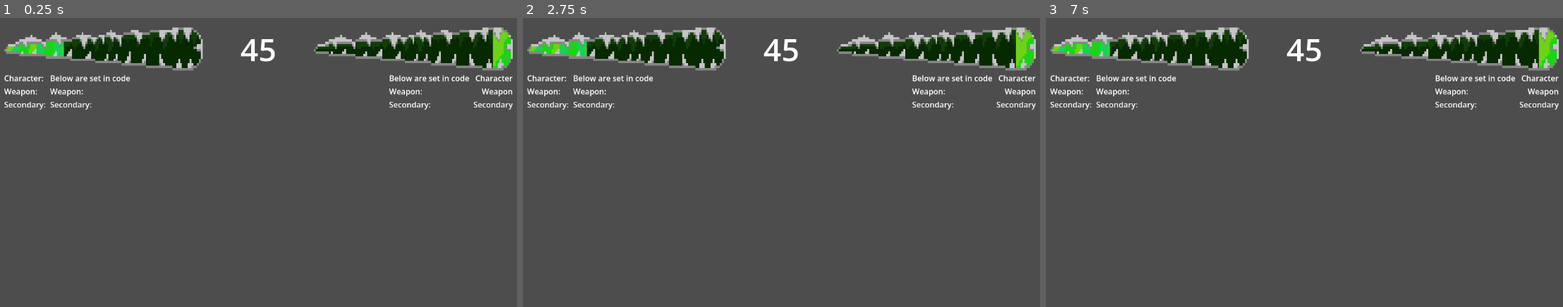
Above: before the commit, frames 1-3 (left to right).
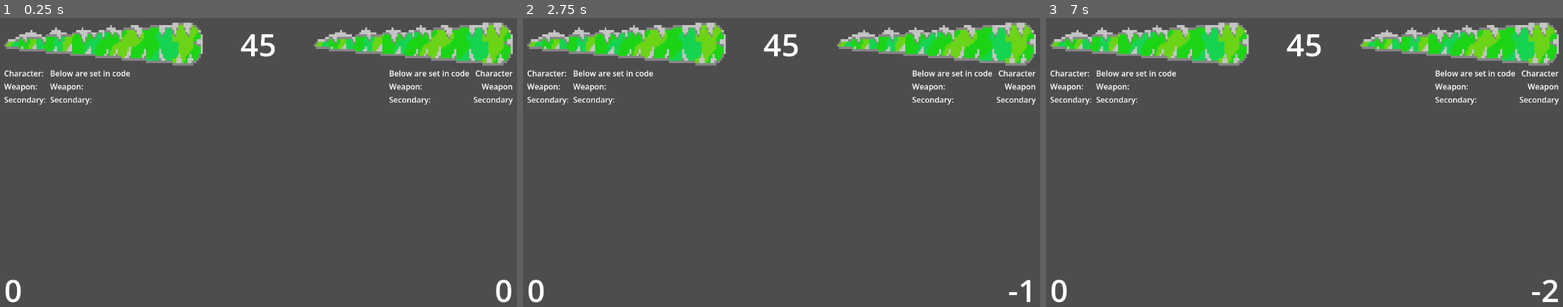
Above: after the commit, the same moments.

Repository: BlueDragonSpace/CascadeVsV2
Game: Godot game, scene res://scenes/root.tscn
Same seed, same stepped clock (60 frames per second), same inputs: the game is played once before the commit and once after it.
Inputs:
- Up to frame 1 (0.25 s): no input
- Up to frame 2 (2.75 s): tap Enter at 0.5 s; hold Right 0.53-1.28 s; tap Alt at 0.6, 2.1 s; tap 1 (reset, bound only after the commit) at 1.25, 2 s; hold Down 1.28-2.03 s; tap Shift at 1.35 s; hold Right from 2.03 s (still down)
- Up to frame 3 (7 s): release Right at 2.78 s; hold Up 2.78-3.53 s; tap Shift at 2.85, 4.35, 5.85 s; tap 1 (reset, bound only after the commit) at 3.5, 4.25, 5 s; hold Left 3.53-5.03 s; tap Alt at 3.6, 5.1, 6.6 s; hold Down 5.03-5.78 s; hold Right 5.78-6.53 s; hold Up from 6.53 s (still down)

The runs differ from the first frame. In frame 1, 11% of the frame differs, in the area x 0-100%, y 1-99%; in frame 2, 11%; in frame 3, 11%.

Commit message:
working in collision layers and ui

Diff:
--- a/project.godot
+++ b/project.godot
@@ -36,17 +36,17 @@
 
 left1={
 "deadzone": 0.2,
-"events": [Object(InputEventKey,"resource_local_to_scene":fa …(140 unchanged characters)… d":false,"keycode":0,"physical_keycode":65,"key_label":0,"unicode":97,"location":0,"echo":false,"script":null)
+"events": [Object(InputEventKey,"resource_local_to_scene":fa …(140 unchanged characters)… d":false,"keycode":0,"physical_keycode":81,"key_label":0,"unicode":113,"location":0,"echo":false,"script":null)
 ]
 }
 jump1={
 "deadzone": 0.2,
-"events": [Object(InputEventKey,"resource_local_to_scene":fa …(140 unchanged characters)… d":false,"keycode":0,"physical_keycode":87,"key_label":0,"unicode":119,"location":0,"echo":false,"script":null)
+"events": [Object(InputEventKey,"resource_local_to_scene":fa …(140 unchanged characters)… d":false,"keycode":0,"physical_keycode":50,"key_label":0,"unicode":50,"location":0,"echo":false,"script":null)
 ]
 }
 right1={
 "deadzone": 0.2,
-"events": [Object(InputEventKey,"resource_local_to_scene":fa …(141 unchanged characters)… ":false,"keycode":0,"physical_keycode":68,"key_label":0,"unicode":100,"location":0,"echo":false,"script":null)
+"events": [Object(InputEventKey,"resource_local_to_scene":fa …(141 unchanged characters)… ":false,"keycode":0,"physical_keycode":69,"key_label":0,"unicode":101,"location":0,"echo":false,"script":null)
 ]
 }
 weapon_left1={
@@ -96,7 +96,7 @@
 }
 reset={
 "deadzone": 0.2,
-"events": [Object(InputEventKey,"resource_local_to_scene":false,"resource_name":"","device":-1,"window_id":0,"alt_pressed":false,"shift_pressed":true,"ctrl_pressed":false,"meta_pressed":false,"pressed":false,"keycode":0,"physical_keycode":49,"key_label":0,"unicode":33,"location":0,"echo":false,"script":null)
+"events": [Object(InputEventKey,"resource_local_to_scene":false,"resource_name":"","device":-1,"window_id":0,"alt_pressed":false,"shift_pressed":false,"ctrl_pressed":false,"meta_pressed":false,"pressed":false,"keycode":0,"physical_keycode":49,"key_label":0,"unicode":49,"location":0,"echo":false,"script":null)
 ]
 }
 
@@ -106,7 +106,11 @@
 2d_physics/layer_2="Weapon1"
 2d_physics/layer_5="P2"
 2d_physics/layer_6="Weapon2"
-2d_physics/layer_9="Environment"
+2d_physics/layer_9="P3"
+2d_physics/layer_10="Weapon3"
+2d_physics/layer_13="P4"
+2d_physics/layer_14="Weapon4"
+2d_physics/layer_17="Environment"
 
 [physics]
 
@@ -116,5 +120,6 @@
 
 textures/canvas_textures/default_texture_filter=0
 rendering_device/driver.windows="d3d12"
+gl_compatibility/driver.windows="opengl3_angle"
 renderer/rendering_method="gl_compatibility"
 renderer/rendering_method.mobile="gl_compatibility"
--- a/scenes/game/entity/entity.gd
+++ b/scenes/game/entity/entity.gd
@@ -5,5 +5,17 @@
 
 @onready var death_particles: CPUParticles2D = $DeathParticles
 
-func die() -> void:
-	death_particles.emitting = true
+var is_dead = false
+
+func die(p_num: float = -1) -> void:
+
+	# you can only die once
+	if not is_dead:
+		death_particles.emitting = true
+		set_deferred("lock_rotation", false) # makes the thing fall
+		is_dead = true
+
+		if p_num != -1:
+			var temp_score = Global.score
+			temp_score[p_num - 1] -= 1
+			Global.set_score(temp_score)
--- a/scenes/game/entity/player/player.gd
+++ b/scenes/game/entity/player/player.gd
@@ -3,17 +3,20 @@
 
 @onready var center: Marker2D = $Center
 @onready var pin_joint_2d: PinJoint2D = $Center/PinJoint2D
+@onready var floorbox: Area2D = $Floorbox
 
 
 @export var p_num = 1 # player number, for context of P1 or P2
 @export var strength = 80 ## ability to move your weapon
 @export var jump_height = 15
 @export var max_spd = 8
+@export var max_hp = 100
 
 @export var weapon_scene : PackedScene = null
 
 var suffix = 1
 var can_jump = false
+var current_hp = max_hp
 
 var weapon : Node = null # defined later
 
@@ -33,22 +36,37 @@
 	if p_num % 2 == 0: # is even?
 		weapon.rotation = PI # 180 degreessss
 
+	if p_num == 2:
+		# so by default, all collisions are set for player 1.
+		## manipulate collision layers (yay bitshifting!)
+
+		# collides with environment and player 1
+		collision_layer = int(pow(2, 4))
+		collision_mask  = int(pow(2, 0) + pow(2, 1) + pow(2, 16))
+		floorbox.collision_layer = collision_mask
+		print(floorbox.collision_layer)
+		weapon.collision_layer = int(pow(2, 5))
+		weapon.hitbox.collision_mask = int(pow(2,0))
+		print(weapon.collision_layer)
+
 func _input(_event: InputEvent) -> void:
 
-	if Input.is_action_just_pressed("jump" + suffix) and can_jump:
-		apply_impulse(Vector2(0, -jump_height * 100))
-		can_jump = false
+	if not is_dead:
+
+		#if Input.is_action_just_pressed("jump" + suffix) and can_jump:
+		if Input.is_action_just_pressed("jump" + suffix) and floorbox.has_overlapping_bodies():
+			apply_impulse(Vector2(0, -jump_height * 100))
+			can_jump = false
 
 
 func _physics_process(delta: float) -> void:
-	#linear_velocity.x = Input.get_axis("left" + suffix, "right" + suffix) * max_spd * delta
 
-	var x_dir = Input.get_axis("left" + suffix, "right" + suffix)
-	var x_speed = x_dir * max_spd * 1000 * delta
-	linear_velocity.x = x_speed
+	if not is_dead:
 
-
-	weapon.rotation += Input.get_axis("weapon_left" + suffix, "weapon_right" + suffix) * strength * delta
+		var x_dir = Input.get_axis("left" + suffix, "right" + suffix)
+		var x_speed = x_dir * max_spd * 1000 * delta
+		linear_velocity.x = x_speed
+		weapon.rotation += Input.get_axis("weapon_left" + suffix, "weapon_right" + suffix) * strength * delta
 
 ## custom functions
 func deal_hit(entity: Entity) -> void:
@@ -59,7 +77,12 @@
 func take_hit(damage: float) -> void:
 	# increase your stat: damage taken! going up and so on
 
-	UI.player_hit(suffix, damage)
+	current_hp -= damage
+
+	UI.player_hit(suffix, current_hp)
+
+	if current_hp <= 0:
+		die(p_num)
 
 ## signals
 func _on_floor_box_body_entered(_body: Node2D) -> void:
--- a/scenes/game/entity/player/player.tscn
+++ b/scenes/game/entity/player/player.tscn
@@ -12,7 +12,7 @@
 size = Vector2(20, 1)
 
 [node name="Player" unique_id=646907970 instance=ExtResource("1_ubxyk")]
-collision_mask = 256
+collision_mask = 65584
 mass = 4.0
 lock_rotation = true
 script = ExtResource("2_xduwq")
@@ -29,12 +29,12 @@
 position = Vector2(0, -16)
 shape = SubResource("CapsuleShape2D_ubxyk")
 
-[node name="FloorBox" type="Area2D" parent="." index="3" unique_id=523396801]
+[node name="Floorbox" type="Area2D" parent="." index="3" unique_id=523396801]
 collision_layer = 0
-collision_mask = 256
+collision_mask = 65584
 
-[node name="CollisionShape2D" type="CollisionShape2D" parent="FloorBox" index="0" unique_id=1853733284]
+[node name="CollisionShape2D" type="CollisionShape2D" parent="Floorbox" index="0" unique_id=1853733284]
 shape = SubResource("RectangleShape2D_fd3jf")
 
-[connection signal="body_entered" from="FloorBox" to="." method="_on_floor_box_body_entered"]
-[connection signal="body_exited" from="FloorBox" to="." method="_on_floor_box_body_exited"]
+[connection signal="body_entered" from="Floorbox" to="." method="_on_floor_box_body_entered"]
+[connection signal="body_exited" from="Floorbox" to="." method="_on_floor_box_body_exited"]
--- a/scenes/game/entity/player/weapon/weapon.gd
+++ b/scenes/game/entity/player/weapon/weapon.gd
@@ -2,6 +2,8 @@
 extends RigidBody2D
 
 @export var damage = 20
+@onready var hitbox: Area2D = $Hitbox
+
 
 signal hit_entity(entity)
 
--- a/scenes/game/entity/player/weapon/weapon.tscn
+++ b/scenes/game/entity/player/weapon/weapon.tscn
@@ -10,7 +10,7 @@
 
 [node name="WeaponBase" type="RigidBody2D" unique_id=842688900]
 collision_layer = 2
-collision_mask = 256
+collision_mask = 65587
 script = ExtResource("1_n1vkq")
 
 [node name="CollisionShape2D" type="CollisionShape2D" parent="." unique_id=1758802466]
@@ -18,6 +18,8 @@
 shape = SubResource("RectangleShape2D_n1vkq")
 
 [node name="Hitbox" type="Area2D" parent="." unique_id=1803181025]
+collision_layer = 0
+collision_mask = 16
 
 [node name="CollisionShape2D" type="CollisionShape2D" parent="Hitbox" unique_id=1730442267]
 position = Vector2(48, 0)
--- a/scenes/game/environment/specific_environments/small_battlefield.tscn
+++ b/scenes/game/environment/specific_environments/small_battlefield.tscn
@@ -11,8 +11,8 @@
 [node name="SmallBattlefield" unique_id=2010721927 instance=ExtResource("1_qvpbw")]
 
 [node name="StaticBody2D" type="StaticBody2D" parent="." index="1" unique_id=1571780208]
-collision_layer = 256
-collision_mask = 51
+collision_layer = 65536
+collision_mask = 13107
 
 [node name="CollisionShape2D" type="CollisionShape2D" parent="StaticBody2D" index="0" unique_id=2019983471]
 shape = SubResource("RectangleShape2D_1smw7")
--- a/scenes/game/game.gd
+++ b/scenes/game/game.gd
@@ -3,4 +3,8 @@
 
 func _on_killzone_body_entered(body: Node2D) -> void:
 	# effectively kills the body that entered the kill zone
-	body.die()
+
+	if body.p_num: # does p_num exist?
+		body.die(body.p_num)
+	else:
+		body.die()
--- a/scenes/game/game.tscn
+++ b/scenes/game/game.tscn
@@ -5,9 +5,6 @@
 [ext_resource type="PackedScene" uid="uid://bv04btme51quy" path="res://scenes/game/environment/specific_environments/small_battlefield.tscn" id="3_0sr1o"]
 
 [sub_resource type="WorldBoundaryShape2D" id="WorldBoundaryShape2D_7h61r"]
-
-[sub_resource type="PhysicsMaterial" id="PhysicsMaterial_0sr1o"]
-friction = 0.0
 
 [node name="Game" type="Node2D" unique_id=1852772180]
 script = ExtResource("1_sul5r")
@@ -27,7 +24,6 @@
 
 [node name="Player2" parent="Players" unique_id=1250194395 instance=ExtResource("2_7h61r")]
 position = Vector2(128, -152)
-physics_material_override = SubResource("PhysicsMaterial_0sr1o")
 p_num = 2
 
 [node name="Center" type="Marker2D" parent="." unique_id=385348461]
--- a/scenes/ui/ui.gd
+++ b/scenes/ui/ui.gd
@@ -9,10 +9,23 @@
 @onready var weapon_2: Label = $HBoxContainer/VBoxContainer/HBoxContainer/After2/Weapon2
 @onready var secondary_2: Label = $HBoxContainer/VBoxContainer/HBoxContainer/After2/Secondary2
 
+@onready var score_1: Label = $HBoxContainer/VBoxContainer/BottomBar/Score1
+@onready var score_2: Label = $HBoxContainer/VBoxContainer/BottomBar/Score2
+
+
 #func set_data()
 # nope gonna do this later
 
-func player_hit(player_num: String, damage: float) -> void:
+func _ready() -> void:
+
+	Global.score_changed.connect(update_score)
+	update_score()
+
+func player_hit(player_num: String, current_hp: float) -> void:
 	var hp_bar = top_bar.find_child("HPBar" + player_num)
 
-	hp_bar.value -= damage
+	hp_bar.value = current_hp
+
+func update_score() -> void:
+	score_1.text = str(Global.score[0])
+	score_2.text = str(Global.score[1])
--- a/scenes/ui/ui.tscn
+++ b/scenes/ui/ui.tscn
@@ -44,7 +44,7 @@
 [node name="HPBar1" type="TextureProgressBar" parent="HBoxContainer/VBoxContainer/TopBar" unique_id=1250192305]
 layout_mode = 2
 size_flags_horizontal = 3
-value = 30.0
+value = 100.0
 nine_patch_stretch = true
 texture_under = ExtResource("3_jcn1r")
 texture_over = ExtResource("4_uegxj")
@@ -67,7 +67,7 @@
 [node name="HPBar2" type="TextureProgressBar" parent="HBoxContainer/VBoxContainer/TopBar" unique_id=609577990]
 layout_mode = 2
 size_flags_horizontal = 3
-value = 10.0
+value = 100.0
 fill_mode = 1
 nine_patch_stretch = true
 texture_under = ExtResource("3_jcn1r")
@@ -147,6 +147,28 @@
 layout_mode = 2
 size_flags_stretch_ratio = 5.38
 
+[node name="BottomBar" type="HBoxContainer" parent="HBoxContainer/VBoxContainer" unique_id=1098477529]
+layout_mode = 2
+size_flags_vertical = 3
+alignment = 1
+
+[node name="Score1" type="Label" parent="HBoxContainer/VBoxContainer/BottomBar" unique_id=937736688]
+layout_mode = 2
+size_flags_horizontal = 3
+theme_override_font_sizes/font_size = 64
+text = "0"
+
+[node name="Score2" type="Label" parent="HBoxContainer/VBoxContainer/BottomBar" unique_id=709147119]
+layout_mode = 2
+size_flags_horizontal = 3
+theme_override_font_sizes/font_size = 64
+text = "0"
+horizontal_alignment = 2
+
+[node name="HSepInvis3" parent="HBoxContainer/VBoxContainer" unique_id=517168879 instance=ExtResource("2_7vp6q")]
+layout_mode = 2
+size_flags_stretch_ratio = 0.3
+
 [node name="HSepInvis2" parent="HBoxContainer" unique_id=98456488 instance=ExtResource("2_7vp6q")]
 layout_mode = 2
 size_flags_stretch_ratio = 0.05
--- a/standaloneScripts/global.gd
+++ b/standaloneScripts/global.gd
@@ -1,4 +1,11 @@
 extends Node
+
+## Global script, meaning this stuff can be accessed in any place
+
+# player scores
+var score = [0,0]
+
+signal score_changed
 
 func empty_function() -> void:
 	print('empty_function')
@@ -6,3 +13,9 @@
 func _input(_event: InputEvent) -> void:
 	if Input.is_action_just_pressed("reset"):
 		get_tree().reload_current_scene()
+
+func set_score(new_score: Array) -> void:
+	# guhhhhh set method doesn't wanna work for some reason
+
+	score = new_score
+	score_changed.emit()
Not shown, changed: notes/toDo.txt
